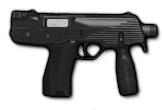
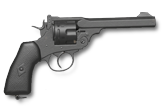
Revision of a layered 162 × 110 image; what changed, layer by layer:
added group "Group 1" with 49 layers above "Background" over [3, 7, 159, 110]
hid "TMP", moved it into group "Group 1", painted on it over [10, 10, 157, 97]
added layer "webley" in group "Group 1" over [3, 12, 156, 100]